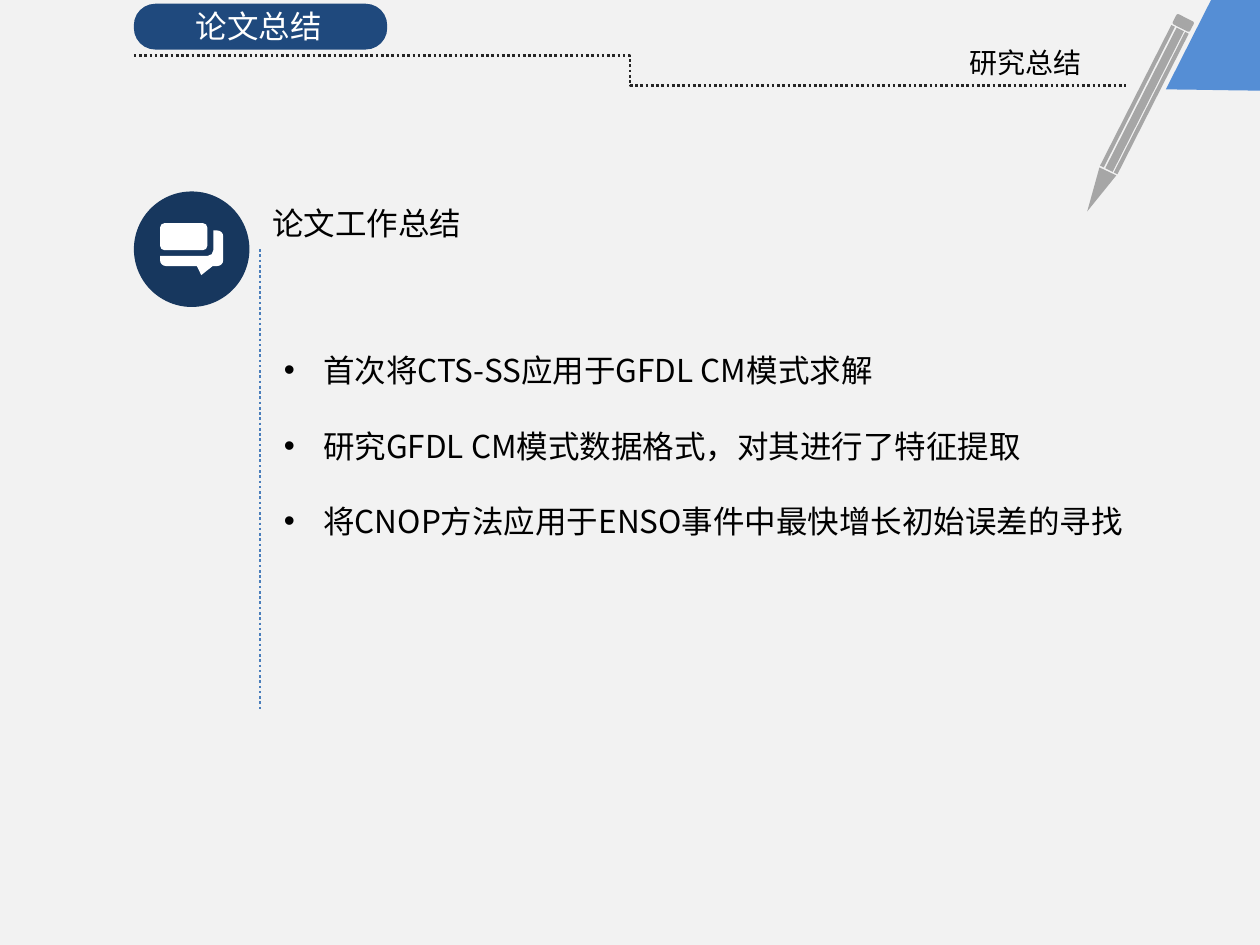
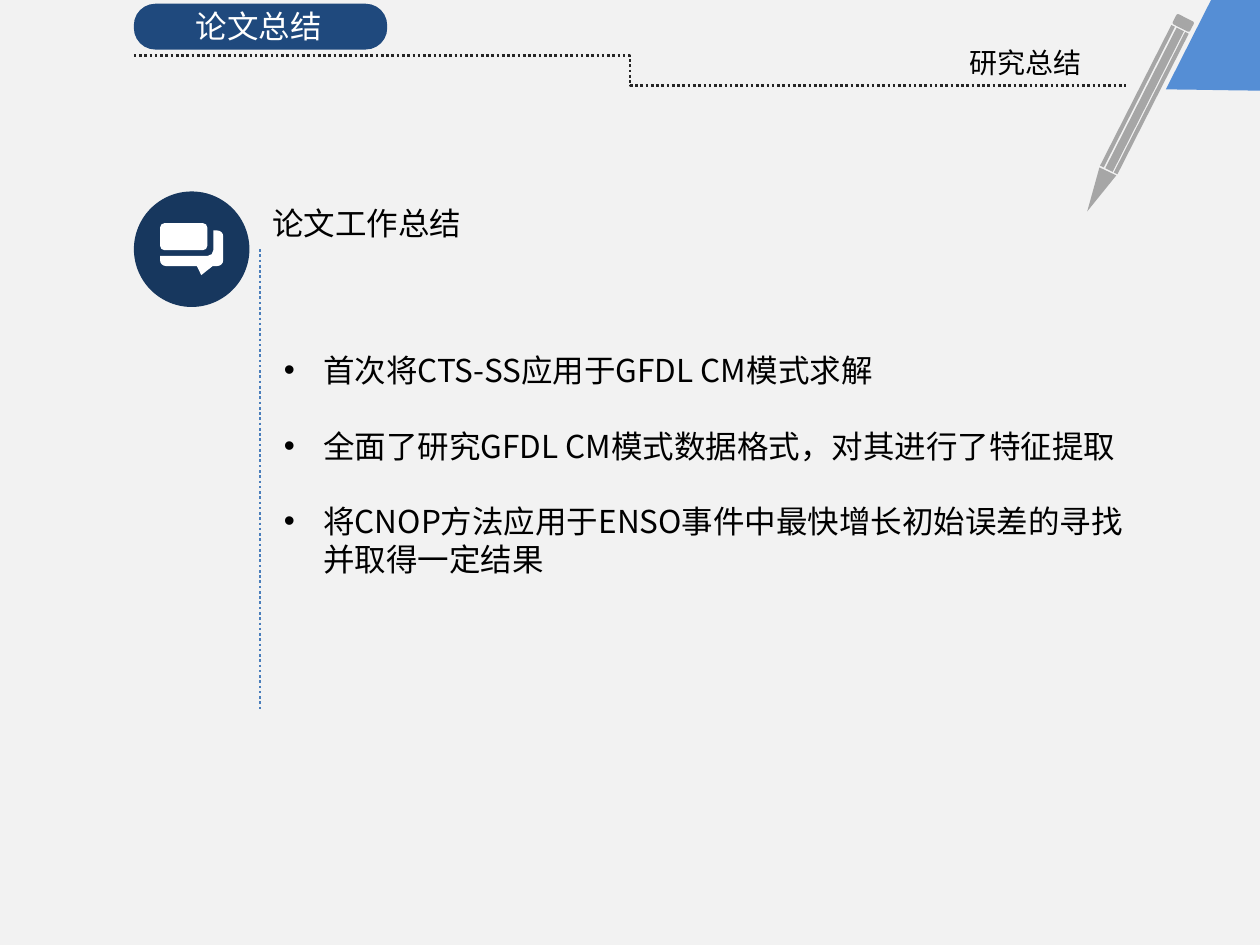
Before and after one commit to KrisCheng/GraduationDesign, a slide deck: slide 21 of FinalPaper/毕业答辩.pptx. Drawn at 1260x945 pixels with LibreOffice and Linux fonts; fonts in the diff are those of the drawing. Boxes give left, top, right and bottom in pixels: in the first picture for what was removed or moved away, otherwise in the second. Text is boxed around its words. In the diff, an @@ line names an element or a change of style, - is before the commit and + after.

```diff
--- a/FinalPaper/毕业答辩.pptx
+++ b/FinalPaper/毕业答辩.pptx
@@ text at (323, 431, 1123, 536): text changed @@
-• 研究GFDL CM模式数据格式，对其进行了特征提取
-• 将CNOP方法应用于ENSO事件中最快增长初始误差的寻找
+• 全面了研究GFDL CM模式数据格式，对其进行了特征提取
+• 将CNOP方法应用于ENSO事件中最快增长初始误差的寻找并取得一定结果
```
Also in this commit, not shown: 5 other slides changed, 2 other files.
